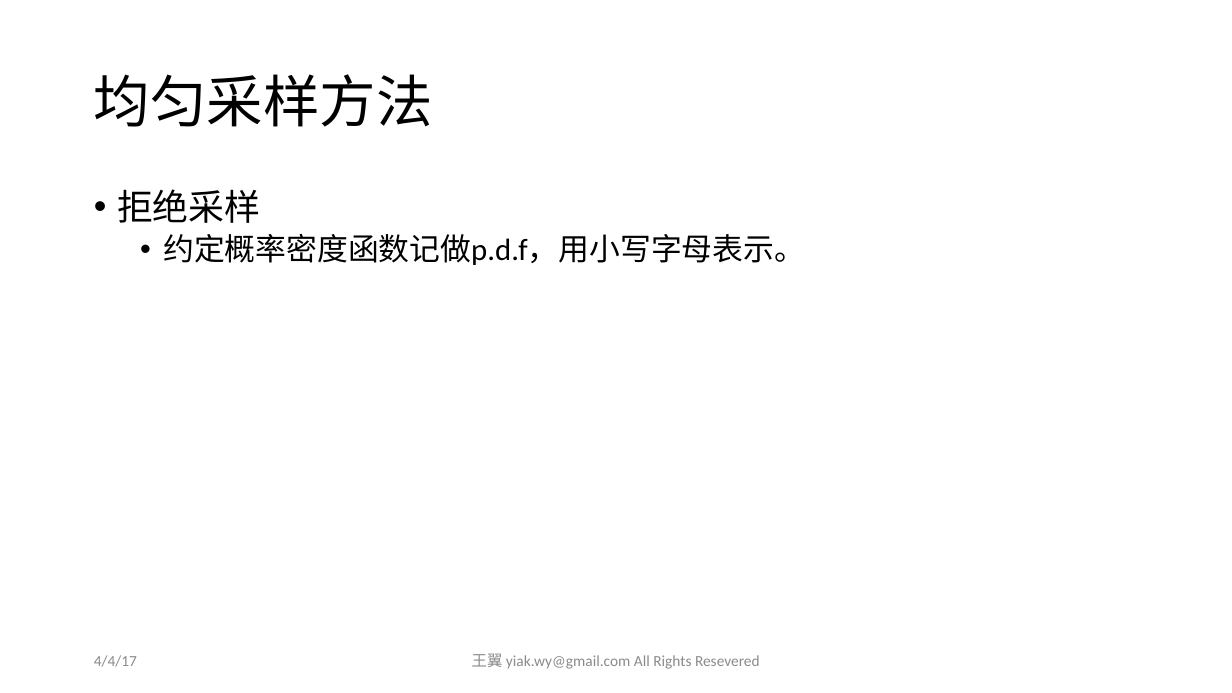
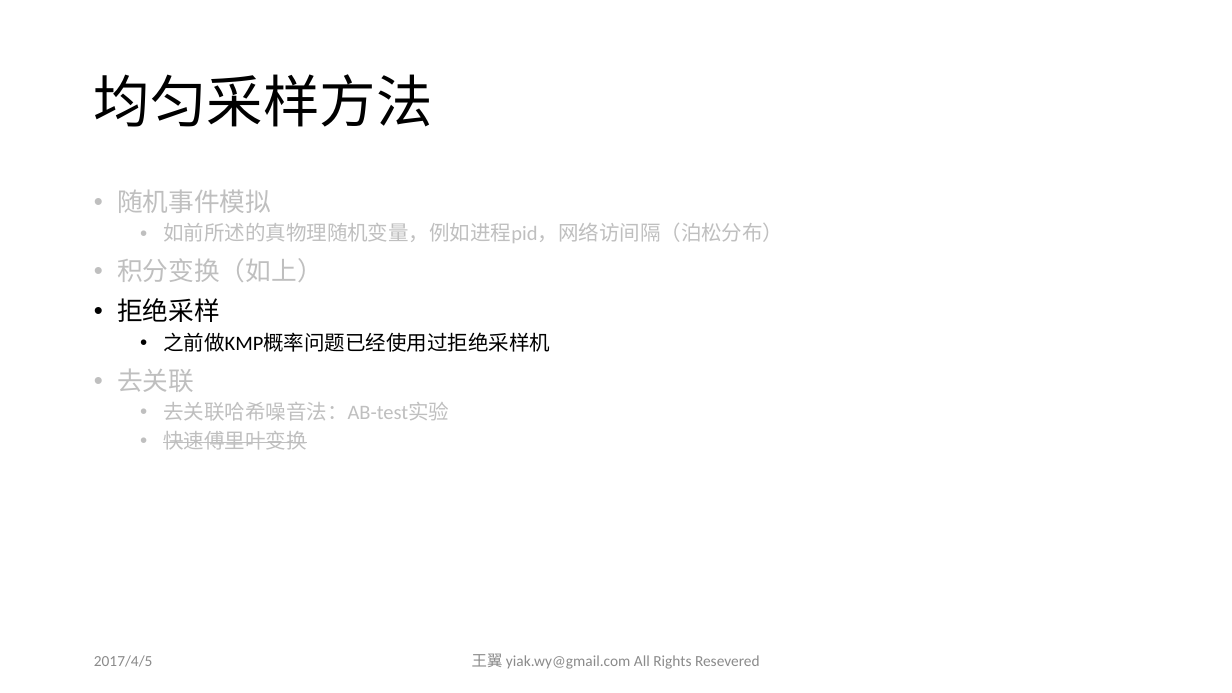
Before and after one commit to yiakwy/yiakwy.github.io, a slide deck: slide 33 of Computing Random Variables/Computing Random Variables.pptx. Drawn at 1232x693 pixels with LibreOffice and Linux fonts; fonts in the diff are those of the drawing. Boxes give left, top, right and bottom in pixels: in the first picture for what was removed or moved away, otherwise in the second. Text is boxed around its words. In the diff, an @@ line names an element or a change of style, - is before the commit and + after.

```diff
--- a/Computing Random Variables/Computing Random Variables.pptx
+++ b/Computing Random Variables/Computing Random Variables.pptx
@@ text at (117, 190, 783, 282): paragraphs added @@
+• 随机事件模拟
+  • 如前所述的真物理随机变量，例如进程pid，网络访间隔（泊松分布）
+• 积分变换（如上）
@@ text at (117, 298, 220, 322): size 28 to 20 pt in "拒绝采样" @@
@@ text at (117, 332, 550, 450): text changed; size 24 to 16 pt; text colour #000000 to #BFBFBF @@
-  • 约定概率密度函数记做p.d.f，用小写字母表示。
+  • 之前做KMP概率问题已经使用过拒绝采样机
+• 去关联
+  • 去关联哈希噪音法：AB-test实验
+  • 快速傅里叶变换
@@ text at (94, 655, 153, 667): text changed @@
-4/4/17
+2017/4/5
```
Also in this commit, not shown: 34 other slides changed, 20 slides added.
